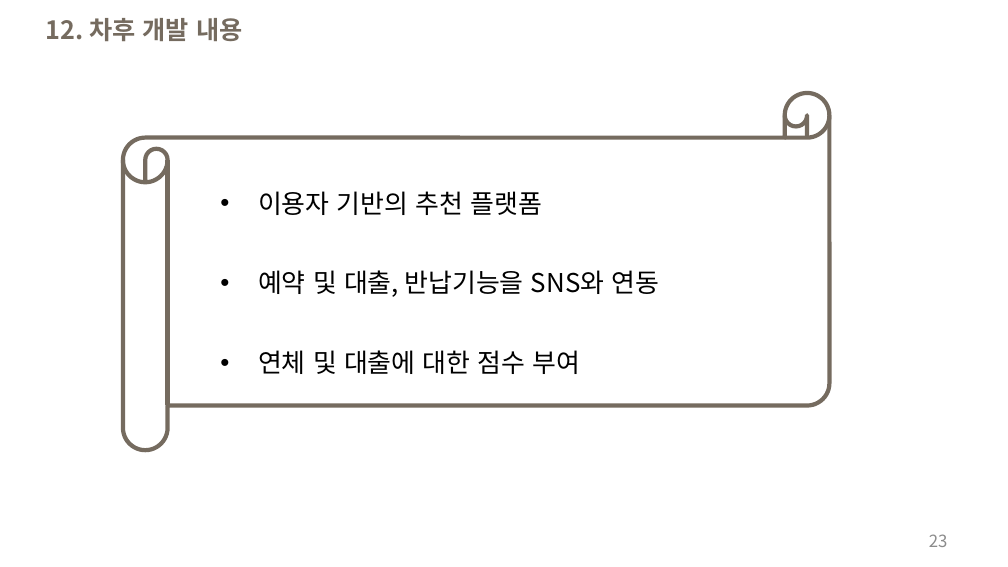
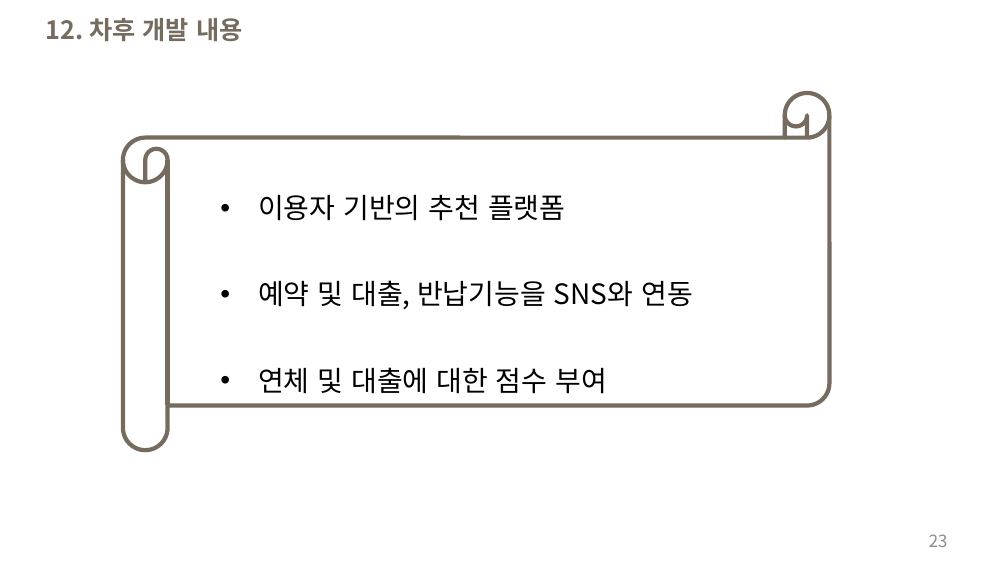
Before and after one commit to ChoiDV/learning, a slide deck: slide 23 of solo project/07_1'st Project/Choijinyoung-project-ppt.pptx. Drawn at 1008x567 pixels with LibreOffice and Linux fonts; fonts in the diff are those of the drawing. Boxes give left, top, right and bottom in pixels: in the first picture for what was removed or moved away, otherwise in the second. Text is boxed around its words. In the diff, an @@ line names an element or a change of style, - is before the commit and + after.

```diff
--- a/solo project/07_1'st Project/Choijinyoung-project-ppt.pptx
+++ b/solo project/07_1'st Project/Choijinyoung-project-ppt.pptx
@@ text "이용자 기반의 추천 플랫폼" at [258, 194, 693, 394]: size 18.5 to 20 pt @@
```
Also in this commit, not shown: 6 other slides changed, 1 slide added, 44 other files.
